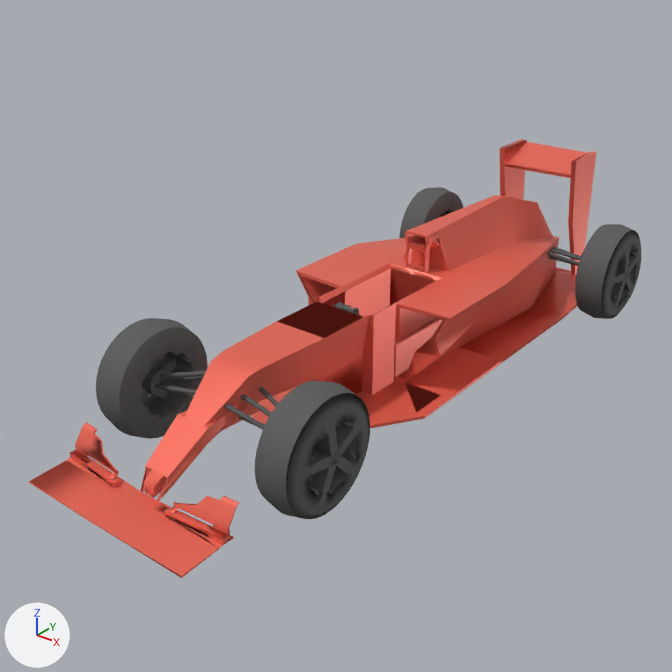
A saved change to the glTF model assets/models/f1_car.glb.
Before and after are seen from a camera (50 mm lens) standing at (1.37, -2.34, 1.11) and looking at (-0.15, -0.44, -0.07). Every picture has the same lights, and +X, +Y and +Z are marked at lower left. The picture after the commit comes second. Where no turn or scale is listed for an object, it has been applied to the vertices. Vertices at exactly the same position are counted once.

In view in the first picture: 'pCube2_lambert1_0', 'pPipe1_lambert1_0', 'pPipe2_lambert1_0', 'pPipe3_lambert1_0', 'pPipe4_lambert1_0', 'polySurface1_lambert1_0' and 13 more.
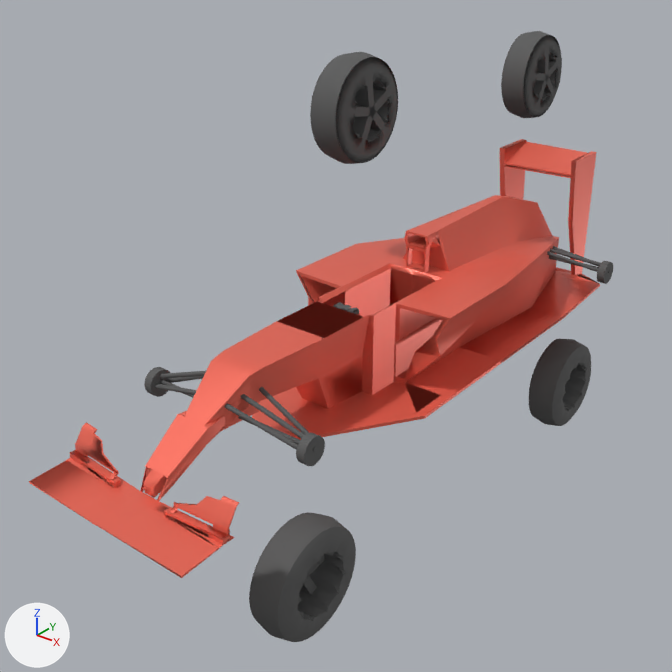
Boxes (x1, y1, x2, y2) around the edits, measured in the pictures (672 x 672 px):
'pPipe1_lambert1_0', reshaped, moved (7% taller): before (96, 318, 208, 439); after (249, 512, 356, 642)
'pPipe2_lambert1_0', reshaped, moved (47% narrower, 37% shorter): before (255, 381, 370, 519); after (501, 31, 562, 118)
'pPipe3_lambert1_0', reshaped, moved (33% wider, 18% taller): before (575, 224, 641, 319); after (310, 52, 398, 164)
'pPipe4_lambert1_0', reshaped, moved: before (399, 187, 464, 238); after (529, 339, 591, 426)
part 1 of me_ppipe1_lambert1_0, deleted: before (96, 318, 208, 439)
part 2 of me_ppipe1_lambert1_0, added: after (249, 512, 356, 642)
part 3 of me_ppipe2_lambert1_0, deleted: before (255, 381, 370, 519)
part 4 of me_ppipe2_lambert1_0, added: after (501, 31, 562, 118)
part 5 of me_ppipe3_lambert1_0, deleted: before (575, 224, 641, 319)
part 6 of me_ppipe3_lambert1_0, added: after (310, 52, 398, 164)
part 7 of me_ppipe4_lambert1_0, deleted: before (399, 187, 464, 238)
part 8 of me_ppipe4_lambert1_0, added: after (529, 339, 591, 426)

What changed in the scene script:
```text
Change me_ppipe1_lambert1_0:
    used by ob_ppipe1_lambert1_0; location = (-0.457, -1.026, -0.057)
    remove me_ppipe1_lambert1_0.from_pydata(...)  # 578 vertices, 1158 faces; spans x 0.14..0.256, y -0.153..0.153, z -0.093..0.212
    add me_ppipe1_lambert1_0.from_pydata(...)  # 571 vertices, 1143 faces; spans x 0.197..0.313, y -1.058..-0.753, z -0.52..-0.215
    me_ppipe1_lambert1_0 part 1: 578 vertices removed from x 0.14..0.256, y -0.153..0.153, z -0.093..0.212
    me_ppipe1_lambert1_0 part 2: 571 vertices added at x 0.197..0.313, y -1.058..-0.753, z -0.52..-0.215
Change me_ppipe2_lambert1_0:
    used by ob_ppipe2_lambert1_0; location = (0.459, -1.026, -0.057)
    remove me_ppipe2_lambert1_0.from_pydata(...)  # 578 vertices, 1158 faces; spans x -0.256..-0.14, y -0.153..0.153, z -0.093..0.212
    add me_ppipe2_lambert1_0.from_pydata(...)  # 571 vertices, 1143 faces; spans x -0.313..-0.197, y 0.753..1.058, z 0.334..0.639
    me_ppipe2_lambert1_0 part 3: 578 vertices removed from x -0.256..-0.14, y -0.153..0.153, z -0.093..0.212
    me_ppipe2_lambert1_0 part 4: 571 vertices added at x -0.313..-0.197, y 0.753..1.058, z 0.334..0.639
Change me_ppipe3_lambert1_0:
    used by ob_ppipe3_lambert1_0; location = (0.524, 0.349, -0.057)
    remove me_ppipe3_lambert1_0.from_pydata(...)  # 578 vertices, 1158 faces; spans x -0.256..-0.14, y -0.153..0.153, z -0.093..0.212
    add me_ppipe3_lambert1_0.from_pydata(...)  # 571 vertices, 1143 faces; spans x -0.313..-0.197, y -0.461..-0.156, z 0.392..0.697
    me_ppipe3_lambert1_0 part 5: 578 vertices removed from x -0.256..-0.14, y -0.153..0.153, z -0.093..0.212
    me_ppipe3_lambert1_0 part 6: 571 vertices added at x -0.313..-0.197, y -0.461..-0.156, z 0.392..0.697
Change me_ppipe4_lambert1_0:
    used by ob_ppipe4_lambert1_0; location = (-0.524, 0.332, -0.057)
    remove me_ppipe4_lambert1_0.from_pydata(...)  # 578 vertices, 1158 faces; spans x 0.14..0.256, y -0.153..0.153, z -0.093..0.212
    add me_ppipe4_lambert1_0.from_pydata(...)  # 576 vertices, 1152 faces; spans x 0.197..0.313, y 0.141..0.446, z -0.579..-0.274
    me_ppipe4_lambert1_0 part 7: 578 vertices removed from x 0.14..0.256, y -0.153..0.153, z -0.093..0.212
    me_ppipe4_lambert1_0 part 8: 576 vertices added at x 0.197..0.313, y 0.141..0.446, z -0.579..-0.274
Change ob_ppipe1_lambert1_0:
    ob_ppipe1_lambert1_0.location: (-0.457, -1.026, -0.057) -> (-0.031, -0.12, 0.001)
Change ob_ppipe2_lambert1_0:
    ob_ppipe2_lambert1_0.location: (0.459, -1.026, -0.057) -> (0.031, -0.12, 0.001)
Change ob_ppipe3_lambert1_0:
    ob_ppipe3_lambert1_0.location: (0.524, 0.349, -0.057) -> (0.039, 0.041, 0.001)
Change ob_ppipe4_lambert1_0:
    ob_ppipe4_lambert1_0.location: (-0.524, 0.332, -0.057) -> (-0.039, 0.039, 0.001)
```
